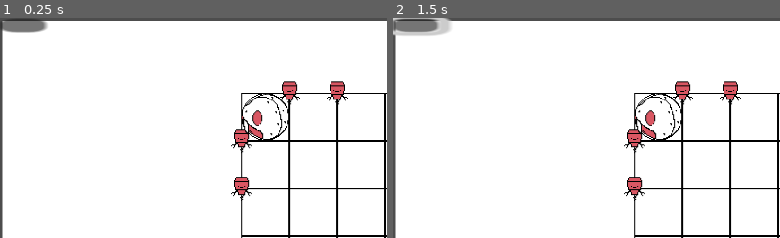
Above: before the commit, frames 1-2 (left to right).
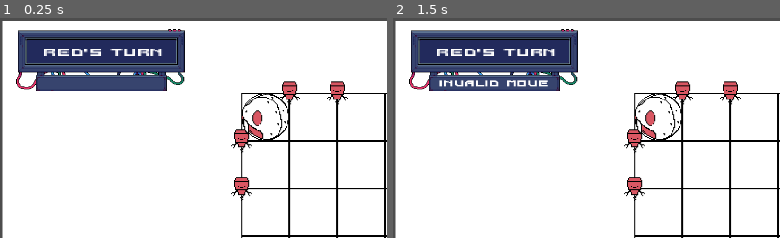
Above: after the commit, the same moments.

Repository: Kumm-feldt/capstone-project
Game: Godot game, scene res://scenes/main/Main.tscn
The game is run twice, just before and just after one commit, with the same random seed, the same clock (stepped at 60 frames per second) and the same inputs.
Inputs (mouse positions are % of the whole screen's width and height, from its top left):
- Up to frame 1 (0.25 s): no input
- Up to frame 2 (1.5 s): click (3, 2) at 0.52 s; tap Enter at 1.25 s; move the mouse to (74, 46) at 1.27 s; click (74, 46) at 1.42 s
The pictures show only the part of the screen within x 0-50%, y 0-50%; the shares and areas given below are measured in that part.

The runs differ from the first frame. In frame 1, 12% of the frame differs, in the area x 0-48%, y 0-34%; in frame 2, 12%.

Commit message:
Labels added

Diff:
--- a/new-game-project/autoload/GameState.gd
+++ b/new-game-project/autoload/GameState.gd
@@ -10,6 +10,10 @@
 signal coin_flipped(pos: Vector2i, old_player: String, new_player: String)
 signal game_over(winner: String)
 signal turn_changed(player: String)
+signal invalid_move(text: String)
+signal valid_move()
+
+
 
 # ============================================
 # GAME STATE
@@ -61,9 +65,11 @@
 
 	var current_pin_to_move = PINS[from_row][from_col]
 	print(coordinates)
+	var invalid_text = "Invalid move"
 	# Validate move
 	if not is_valid_move(from_row, from_col, to_row, to_col, player):
-		print("Invalid move!")
+		emit_signal("invalid_move",
+		invalid_text)
 		return false
 
 	# Calcualate movement type
@@ -112,6 +118,7 @@
 		game_active = false
 
 	switch_player()
+	emit_signal("valid_move")
 	return true
 
 func handle_coin_placement(to_row, to_col, from_row, from_col, player):
@@ -151,14 +158,16 @@
 
 func is_valid_selection(row,col, player):
 	"""Validate if the current selection is legal"""
+	var invalid_text = "Invalid Move"
 	# Bounds check
 	if row < 0 or row >= 7 or col < 0 or col >= 7:
-		print("out of bounds")
+		emit_signal("invalid_move",
+		invalid_text)
 		return false
 	# Check if selection is players pin
-	print("PLAYER: ", PINS[row][col], "Player arg: ", player)
 	if PINS[row][col] != player:
-		print("not a valid since it is not current player")
+		emit_signal("invalid_move",
+		invalid_text)
 		return false
 	return true
 
--- /dev/null
+++ b/new-game-project/scenes/Banner.gd
@@ -0,0 +1,33 @@
+extends CanvasLayer
+
+@onready var turn_label = $PanelContainer/MarginContainer/Control/TurnLabel
+@onready var invalid_label = $PanelContainer/MarginContainer/Control/InvalidaLabel
+
+
+func _on_turn_changed(player):
+	var player_color = ""
+	if player == 'o':
+		player_color = "Red"
+	else:
+		player_color = "Blue"
+	turn_label.text = "%s's turn" % player_color
+
+
+func _on_invalid_move(text):
+	invalid_label.text = text
+func _on_valid_move():
+	invalid_label.text = ""
+
+
+
+# Called when the node enters the scene tree for the first time.
+func _ready() -> void:
+	GameState.connect("turn_changed", _on_turn_changed)
+	GameState.connect("invalid_move", _on_invalid_move)
+	GameState.connect("valid_move", _on_valid_move)
+
+
+
+# Called every frame. 'delta' is the elapsed time since the previous frame.
+func _process(delta: float) -> void:
+	pass
--- /dev/null
+++ b/new-game-project/scenes/UI.tscn
@@ -0,0 +1,59 @@
+[gd_scene load_steps=5 format=3 uid="uid://ccniks3ikqf7r"]
+
+[ext_resource type="Script" uid="uid://ddmahyhgpbpqs" path="res://scenes/Banner.gd" id="1_5en4g"]
+[ext_resource type="Texture2D" uid="uid://bpvg5of7m88bd" path="res://buttons/button_player_turn.png" id="1_dj8aq"]
+[ext_resource type="FontFile" uid="uid://b33kuu0osw1kp" path="res://fonts/CyberpunkCraftpixPixel.otf" id="2_ro3t7"]
+
+[sub_resource type="StyleBoxTexture" id="StyleBoxTexture_ro3t7"]
+texture = ExtResource("1_dj8aq")
+
+[node name="CanvasLayer" type="CanvasLayer"]
+script = ExtResource("1_5en4g")
+
+[node name="PanelContainer" type="PanelContainer" parent="."]
+anchors_preset = -1
+offset_left = 39.0
+offset_top = 27.0
+offset_right = 123.78259
+offset_bottom = 103.3988
+scale = Vector2(4.776097, 1.9467547)
+size_flags_horizontal = 4
+size_flags_vertical = 0
+theme_override_styles/panel = SubResource("StyleBoxTexture_ro3t7")
+
+[node name="MarginContainer" type="MarginContainer" parent="PanelContainer"]
+layout_mode = 2
+
+[node name="Control" type="Control" parent="PanelContainer/MarginContainer"]
+layout_mode = 2
+
+[node name="TurnLabel" type="Label" parent="PanelContainer/MarginContainer/Control"]
+layout_mode = 1
+anchors_preset = 8
+anchor_left = 0.5
+anchor_top = 0.5
+anchor_right = 0.5
+anchor_bottom = 0.5
+offset_left = -27.97181
+offset_top = -17.452986
+offset_right = 50.02819
+offset_bottom = -3.45298
+grow_horizontal = 2
+grow_vertical = 2
+scale = Vector2(0.7761752, 1.093265)
+size_flags_horizontal = 4
+theme_override_fonts/font = ExtResource("2_ro3t7")
+theme_override_font_sizes/font_size = 12
+text = "Red's turn"
+
+[node name="InvalidaLabel" type="Label" parent="PanelContainer/MarginContainer/Control"]
+layout_mode = 0
+offset_left = 12.143808
+offset_top = 61.64105
+offset_right = 181.73888
+offset_bottom = 83.64105
+scale = Vector2(0.36543104, 0.4958505)
+theme_override_fonts/font = ExtResource("2_ro3t7")
+theme_override_font_sizes/font_size = 20
+horizontal_alignment = 1
+vertical_alignment = 1
--- a/new-game-project/scenes/board/Board.gd
+++ b/new-game-project/scenes/board/Board.gd
@@ -167,6 +167,8 @@
 func handle_first_click(clicked_pin: Vector2i):
 	if GameState.is_valid_selection(clicked_pin.y,clicked_pin.x,  GameState.current_player):
 		selected_pin = clicked_pin
+		emit_signal("valid_move")
+
 	else:
 		print("first click incorrectly: ", clicked_pin)
 
--- /dev/null
+++ b/new-game-project/scenes/label.gd
@@ -0,0 +1,11 @@
+extends Label
+
+
+# Called when the node enters the scene tree for the first time.
+func _ready() -> void:
+	pass # Replace with function body.
+
+
+# Called every frame. 'delta' is the elapsed time since the previous frame.
+func _process(delta: float) -> void:
+	pass
--- a/new-game-project/scenes/main/Main.gd
+++ b/new-game-project/scenes/main/Main.gd
@@ -2,9 +2,9 @@
 # Attached to Main (Node2D) root node
 extends Node2D
 
-@onready var turn_label = $CanvasLayer/UI/TurnLabel
-@onready var debug_label = $CanvasLayer/UI/DebugLabel
-@onready var reset_button = $CanvasLayer/UI/ResetButton
+#@onready var turn_label = $CanvasLayer/UI/TurnLabel
+#@onready var debug_label = $CanvasLayer/UI/DebugLabel
+#@onready var reset_button = $CanvasLayer/UI/ResetButton
 
 func _ready():
 	# Connect to GameState
@@ -12,7 +12,7 @@
 	GameState.connect("game_over", _on_game_over)
 
 	# Connect UI
-	reset_button.pressed.connect(_on_reset_pressed)
+	#reset_button.pressed.connect(_on_reset_pressed)
 
 	update_ui()
 
--- a/new-game-project/scenes/main/Main.tscn
+++ b/new-game-project/scenes/main/Main.tscn
@@ -1,43 +1,13 @@
-[gd_scene load_steps=3 format=3 uid="uid://dre0xt6qnyeax"]
+[gd_scene load_steps=4 format=3 uid="uid://dre0xt6qnyeax"]
 
 [ext_resource type="Script" uid="uid://17vqd51i15xe" path="res://scenes/main/Main.gd" id="1_u1xfj"]
 [ext_resource type="PackedScene" uid="uid://cbswfivt2mw2u" path="res://scenes/board/Board.tscn" id="2_nha0i"]
+[ext_resource type="PackedScene" uid="uid://ccniks3ikqf7r" path="res://scenes/UI.tscn" id="2_q24mn"]
 
 [node name="Main" type="Node2D"]
 script = ExtResource("1_u1xfj")
 
+[node name="CanvasLayer" parent="." instance=ExtResource("2_q24mn")]
+
 [node name="Board" parent="." instance=ExtResource("2_nha0i")]
 scale = Vector2(2.3, 2.3)
-
-[node name="CanvasLayer" type="CanvasLayer" parent="."]
-
-[node name="UI" type="Control" parent="CanvasLayer"]
-layout_mode = 3
-anchors_preset = 0
-offset_right = 40.0
-offset_bottom = 40.0
-scale = Vector2(2.2680268, 2.1075203)
-size_flags_horizontal = 0
-size_flags_vertical = 0
-
-[node name="ResetButton" type="Button" parent="CanvasLayer/UI"]
-layout_mode = 0
-offset_left = 0.44091192
-offset_top = 0.94898266
-offset_right = 8.440912
-offset_bottom = 8.948982
-scale = Vector2(6.0866323, 1.9148406)
-
-[node name="TurnLabel" type="Label" parent="CanvasLayer/UI"]
-layout_mode = 0
-offset_left = 0.4409119
-offset_top = 12.336773
-offset_right = 40.44091
-offset_bottom = 35.336773
-
-[node name="DebugLabel" type="Label" parent="CanvasLayer/UI"]
-layout_mode = 0
-offset_left = 0.4409119
-offset_top = 27.520493
-offset_right = 40.44091
-offset_bottom = 50.520493
Binary file added: new-game-project/buttons/button_player_turn.png
Not shown, added: new-game-project/buttons/button_player_turn.png.import
Binary file added: new-game-project/fonts/CyberpunkCraftpixPixel.otf
Not shown, added: new-game-project/fonts/CyberpunkCraftpixPixel.otf.import
Not shown, added: new-game-project/scenes/Banner.gd.uid
Not shown, added: new-game-project/scenes/label.gd.uid
Not shown, changed: .DS_Store
Not shown, changed: new-game-project/.DS_Store
